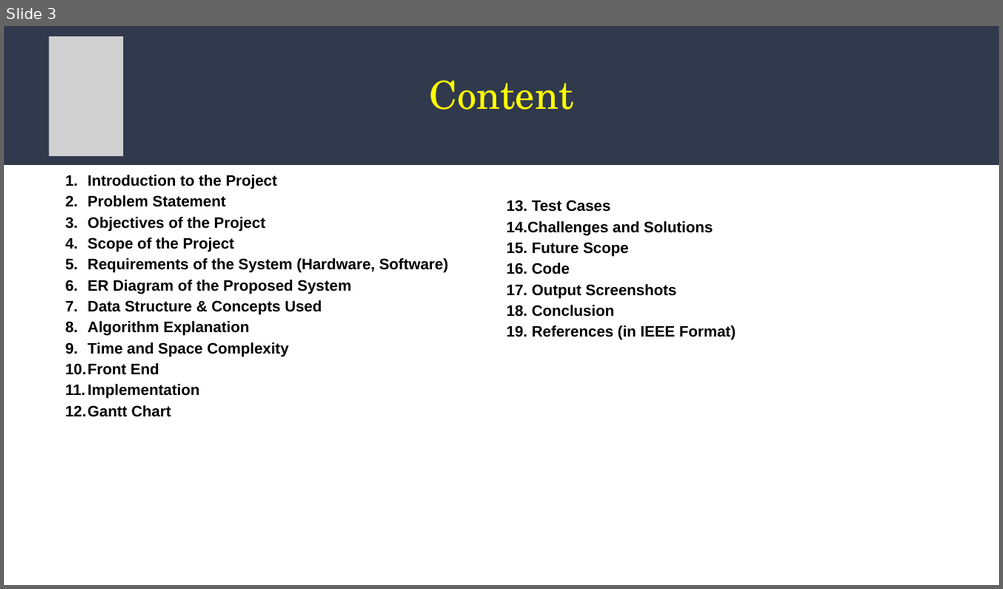
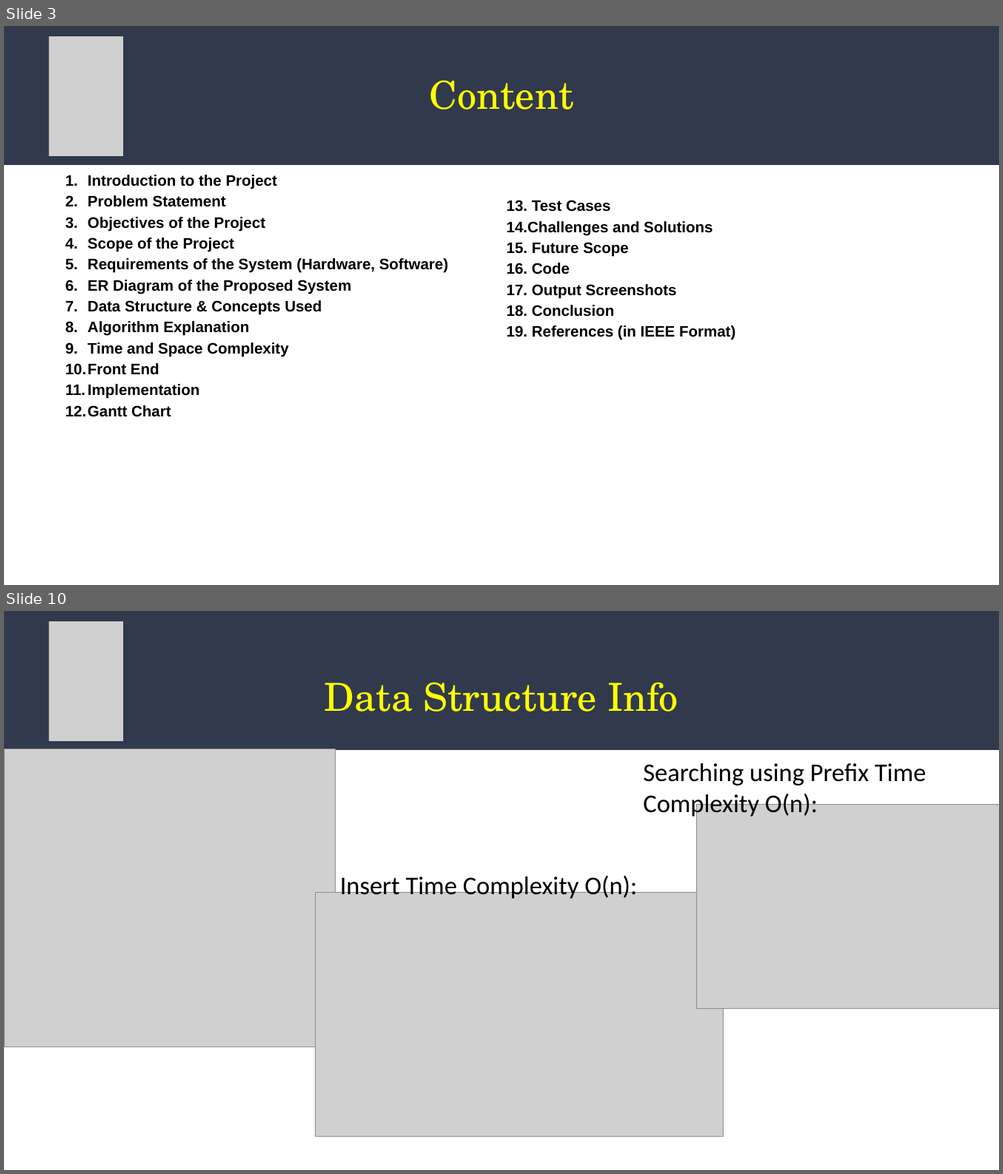
Before and after one commit to aaditralph/DSA-Mini-Project, a slide deck: DSA_MiniProject.pptx. Shown one above the other, each under a label of ours: slide 3 before the commit, slides 3 and 10 after it; the slides between them are not shown. The pictures are 1003x589 and 1003x1174 pixels, drawn with LibreOffice and Linux fonts; fonts in the diff are those of the drawing; grey boxes stand for pictures. Boxes give left, top, right and bottom in pixels: in the first picture for what was removed or moved away, otherwise in the second. Text is boxed around its words. In the diff, an @@ line names an element or a change of style, - is before the commit and + after.

```diff
--- a/DSA_MiniProject.pptx
+++ b/DSA_MiniProject.pptx
@@ slide 10 added at box(4, 611, 999, 1170), background #FFFFFF @@
@@ freeform shape added at box(4, 611, 999, 749), fill #31394D @@
@@ picture added at box(48, 621, 123, 741) @@
@@ text added at box(324, 682, 678, 712), 56 pt, text #FFFF00 @@
+Data Structure Info
@@ picture added at box(4, 749, 335, 1047) @@
@@ text added at box(643, 763, 925, 818), 37 pt, text #000000 @@
+Searching using Prefix Time Complexity O(n):
@@ picture added at box(696, 804, 999, 1008) @@
@@ text added at box(340, 874, 637, 899), 37 pt, text #000000 @@
+Insert Time Complexity O(n):
@@ picture added at box(315, 892, 723, 1136) @@
```
Also in this commit, not shown: 5 slides changed, 2 other slides added, 2 slides removed.
